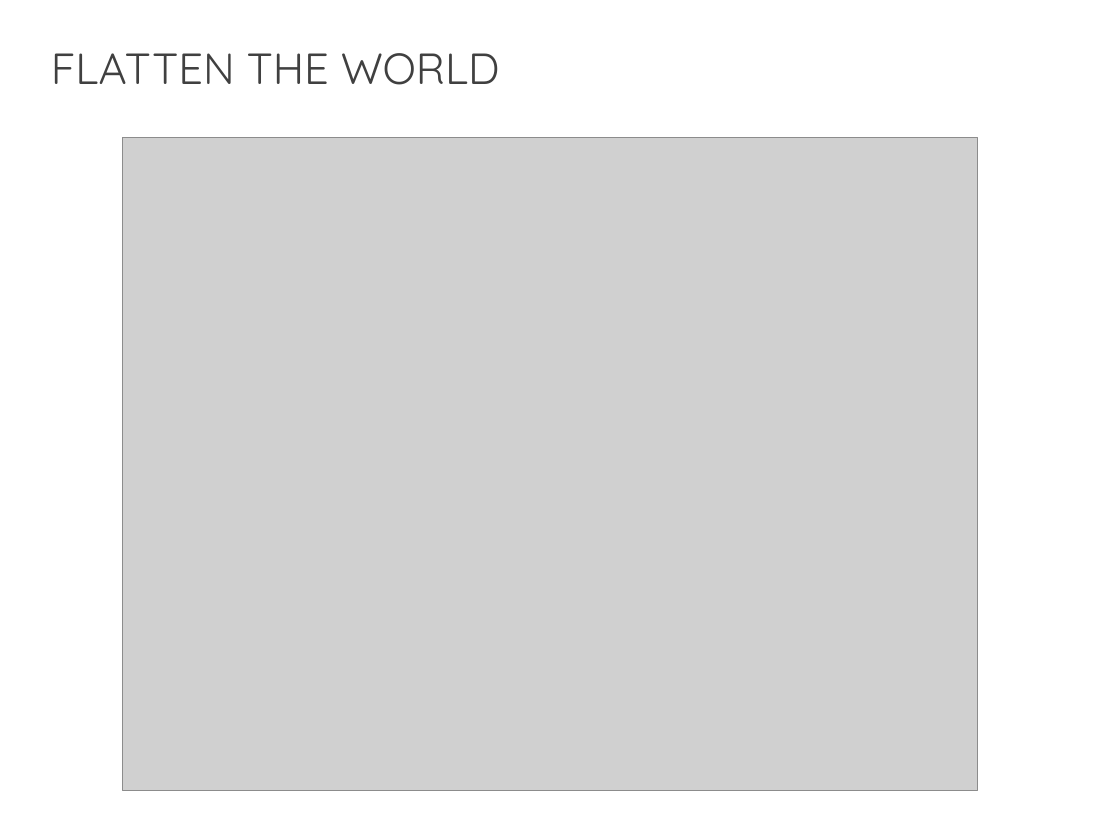
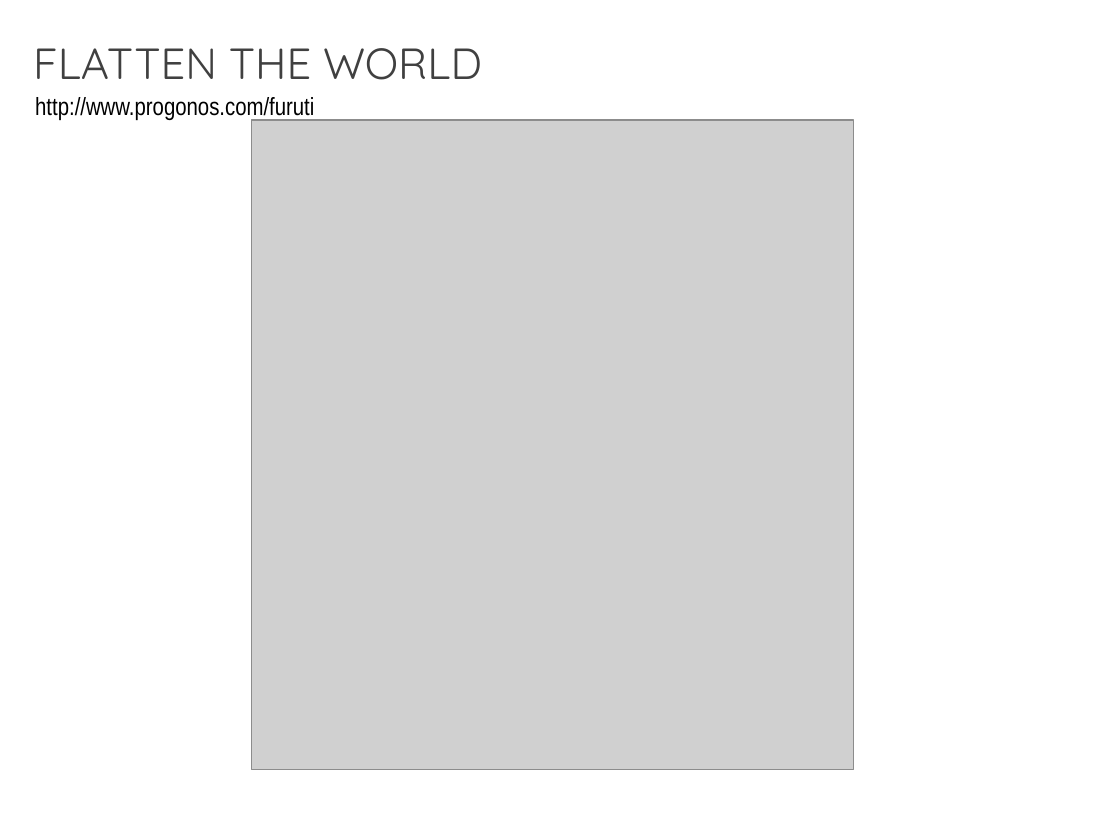
Before and after one commit to MarconiLab/training-courses, a slide deck: slide 6 of gis/ictp/master-course/ppt/map-projections.pptx (slide 7 before the commit). Drawn at 1120x840 pixels with LibreOffice and Linux fonts; fonts in the diff are those of the drawing; grey boxes stand for pictures. Boxes give left, top, right and bottom in pixels: in the first picture for what was removed or moved away, otherwise in the second. Text is boxed around its words. In the diff, an @@ line names an element or a change of style, - is before the commit and + after.

```diff
--- a/gis/ictp/master-course/ppt/map-projections.pptx
+++ b/gis/ictp/master-course/ppt/map-projections.pptx
@@ text "FLATTEN THE WORLD": place and size @@
-text "FLATTEN THE WORLD" at [51,53,500,85]
+text "FLATTEN THE WORLD" at [33,48,482,80]
@@ text added at [35,97,314,120], 16 pt, text #000000 @@
+http://www.progonos.com/furuti
@@ picture: place and size @@
-picture at [122,138,978,791]
+picture at [251,120,853,769]
```
Also in this commit, not shown: 2 other slides changed, 5 slides added, 3 slides removed, 19 other files.
